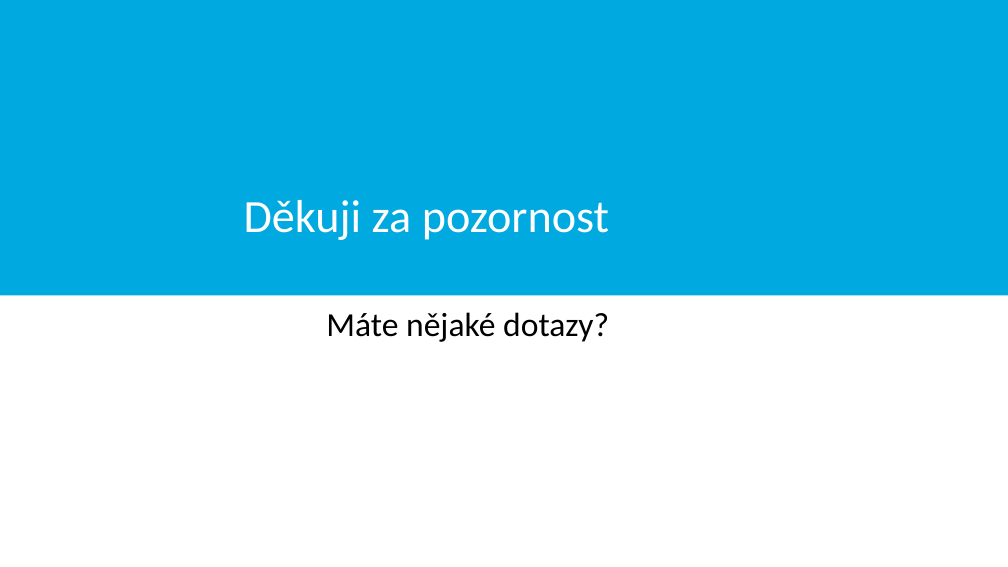
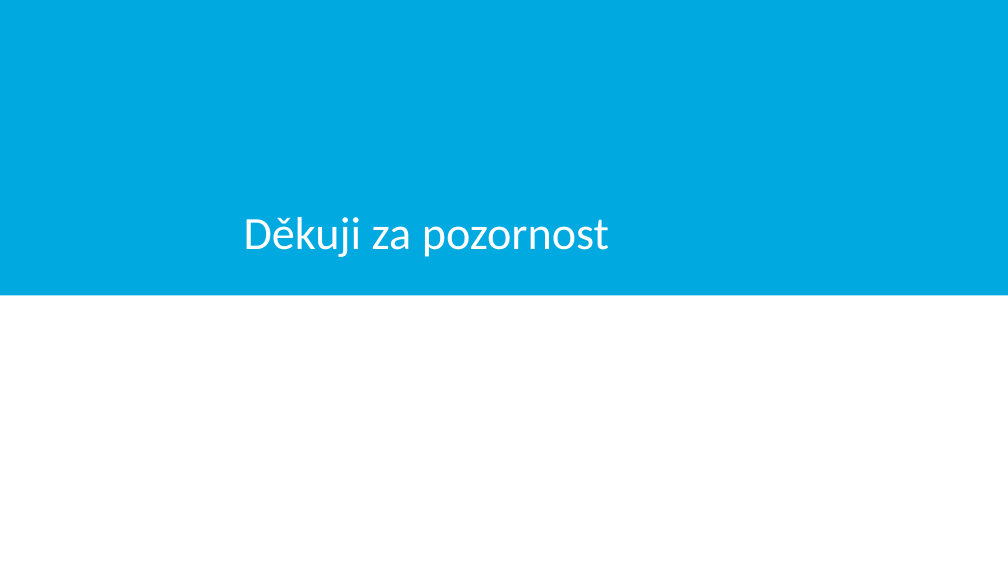
Before and after one commit to Martan03/terragl, a slide deck: slide 8 of slides/xsleza26.pptx (slide 6 before the commit). Drawn at 1008x567 pixels with LibreOffice and Linux fonts; fonts in the diff are those of the drawing; background and template pictures are left out. Boxes give left, top, right and bottom in pixels: in the first picture for what was removed or moved away, otherwise in the second. Text is boxed around its words. In the diff, an @@ line names an element or a change of style, - is before the commit and + after.

Commit message:
Edit slides

```diff
--- a/slides/xsleza26.pptx
+++ b/slides/xsleza26.pptx
@@ title "Děkuji za pozornost": place and size @@
-title "Děkuji za pozornost" at [244,200,609,240]
+title "Děkuji za pozornost" at [244,217,609,257]
@@ subtitle removed at [326,312,609,342] @@
-Máte nějaké dotazy?
```
Also in this commit, not shown: 2 slides added, 2 other files.
